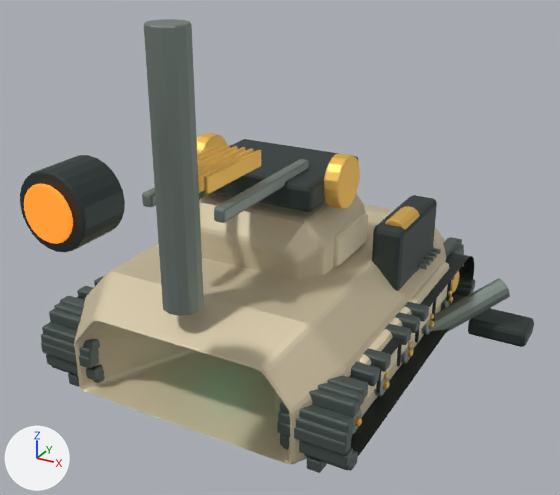
A saved change to the Blender file assets/models/source/vehicles/siege.blend.
Rendered twice from a 50 mm lens placed at (2.79, -5.07, 3.59), pointed at (0.21, -0.39, 1.25). Every picture has the same lights, and +X, +Y and +Z are marked at lower left. The older version comes first.

The scene before the commit, as lines of its bpy script (objects in view):
```python
ob_echo_siege___faceted_traversing_gunhouse = bpy.data.objects.new('Echo Siege · faceted traversing gunhouse', me_echo_siege___faceted_traversing_gunhouse___mesh)
ob_echo_siege___faceted_traversing_gunhouse.parent = ob_turret
ob_echo_siege___faceted_traversing_gunhouse.location = (0.0, 0.0, 0.0)
ob_siege___welded_six_facet_armored_hull = bpy.data.objects.new('Siege · welded six-facet armored hull', me_siege___welded_six_facet_armored_hull___mesh)
ob_siege___welded_six_facet_armored_hull.location = (0.0, 0.0, 0.0)
ob_static___vehicle___armor_light = bpy.data.objects.new('Static · Vehicle / armor_light', me_static___vehicle___armor_light___consolidated_mesh_001)
ob_static___vehicle___armor_light.location = (-1.074, 0.0, 0.64)
ob_static___vehicle___armor_light_001 = bpy.data.objects.new('Static · Vehicle / armor_light.001', me_static___vehicle___armor_light_001___consolidated_mesh_001)
ob_static___vehicle___armor_light_001.parent = ob_turret
ob_static___vehicle___armor_light_001.location = (-0.603, 0.0, 1.252)
ob_static___vehicle___hazard = bpy.data.objects.new('Static · Vehicle / hazard', me_static___vehicle___hazard___consolidated_mesh_002)
ob_static___vehicle___hazard.location = (-1.086, -1.001, 0.39)
ob_static___vehicle___hazard.rotation_euler = (0.0, 1.571, 0.0)  # degrees (0, 90, 0)
ob_static___vehicle___rubber = bpy.data.objects.new('Static · Vehicle / rubber', me_static___vehicle___rubber___consolidated_mesh_002)
ob_static___vehicle___rubber.location = (0.0, 0.0, 0.0)
ob_static___vehicle___steel = bpy.data.objects.new('Static · Vehicle / steel', me_static___vehicle___steel___consolidated_mesh_002)
ob_static___vehicle___steel.location = (-1.025, -1.181, 0.724)
# also in view: 'Static · Vehicle / amber' at (0.0, -0.99, 1.42); 'Static · Vehicle / dark' at (0.0, -0.5, 1.22); 'Static · Vehicle / track' at (0.0, 0.09, 0.52)
```
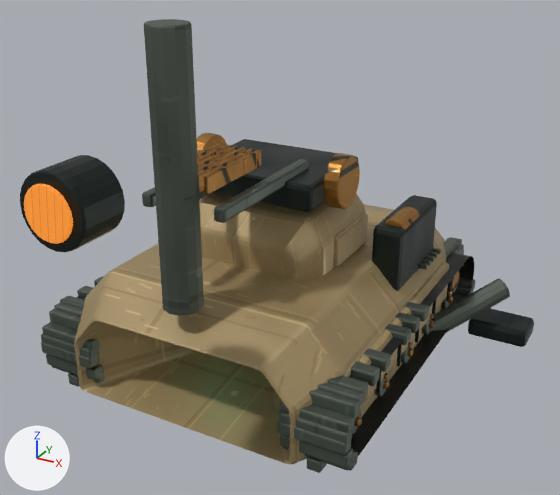
Pixel boxes (x1, y1, x2, y2) of what changed, in the pictures (560 x 495 px):
'Siege · welded six-facet armored hull', surface changed (beige to brown)
    both: (74, 204, 446, 464)
'Static · Vehicle / steel', surface changed
    both: (142, 19, 510, 434)
'Echo Siege · faceted traversing gunhouse', surface changed (beige to brown)
    both: (199, 193, 366, 280)
'Static · Vehicle / hazard', surface changed
    both: (197, 133, 459, 427)
'Static · Vehicle / armor_light', surface changed
    both: (359, 262, 449, 402)
'Static · Vehicle / armor_light.001', surface changed (beige to brown)
    both: (333, 213, 368, 267)

What changed in the scene script:
```text
Add img_ceramic_roughness_png:
    img_ceramic_roughness_png = load_image('ceramic_roughness.png', '../../textures/industrial/ceramic_roughness.png', 512, 512, 'Non-Color')
Add img_ceramic_normal_png:
    img_ceramic_normal_png = load_image('ceramic_normal.png', '../../textures/industrial/ceramic_normal.png', 512, 512, 'Non-Color')
Add img_ceramic_albedo_png:
    img_ceramic_albedo_png = load_image('ceramic_albedo.png', '../../textures/industrial/ceramic_albedo.png', 512, 512, 'sRGB')
Add img_safety_albedo_png:
    img_safety_albedo_png = load_image('safety_albedo.png', '../../textures/industrial/safety_albedo.png', 512, 512, 'sRGB')
Add img_safety_roughness_png:
    img_safety_roughness_png = load_image('safety_roughness.png', '../../textures/industrial/safety_roughness.png', 512, 512, 'Non-Color')
Add img_safety_normal_png:
    img_safety_normal_png = load_image('safety_normal.png', '../../textures/industrial/safety_normal.png', 512, 512, 'Non-Color')
Add img_steel_roughness_png:
    img_steel_roughness_png = load_image('steel_roughness.png', '../../textures/industrial/steel_roughness.png', 512, 512, 'Non-Color')
Add img_steel_normal_png:
    img_steel_normal_png = load_image('steel_normal.png', '../../textures/industrial/steel_normal.png', 512, 512, 'Non-Color')
Add img_steel_albedo_png:
    img_steel_albedo_png = load_image('steel_albedo.png', '../../textures/industrial/steel_albedo.png', 512, 512, 'sRGB')
Change mat_vehicle___armor:
    remove # nodes: BsdfPrincipled, OutputMaterial
    remove # colours: beige #d4c7a8
    nodes: BsdfPrincipled, NormalMap, OutputMaterial, TexImage x3
    uses the picture img_ceramic_albedo_png
    uses the picture img_ceramic_normal_png
    uses the picture img_ceramic_roughness_png
Change mat_vehicle___steel:
    remove # nodes: BsdfPrincipled, OutputMaterial
    remove # colours: grey #89958e
    nodes: BsdfPrincipled, NormalMap, OutputMaterial, TexImage x3
    uses the picture img_steel_albedo_png
    uses the picture img_steel_normal_png
    uses the picture img_steel_roughness_png
Change mat_vehicle___hazard:
    remove # nodes: BsdfPrincipled, OutputMaterial
    remove # colours: orange #f5c765
    nodes: BsdfPrincipled, NormalMap, OutputMaterial, TexImage x3
    uses the picture img_safety_albedo_png
    uses the picture img_safety_normal_png
    uses the picture img_safety_roughness_png
Change mat_vehicle___armor_light:
    remove # nodes: BsdfPrincipled, OutputMaterial
    remove # colours: beige #eadebd
    nodes: BsdfPrincipled, NormalMap, OutputMaterial, TexImage x3
    uses the picture img_ceramic_albedo_png
    uses the picture img_ceramic_normal_png
    uses the picture img_ceramic_roughness_png
```
